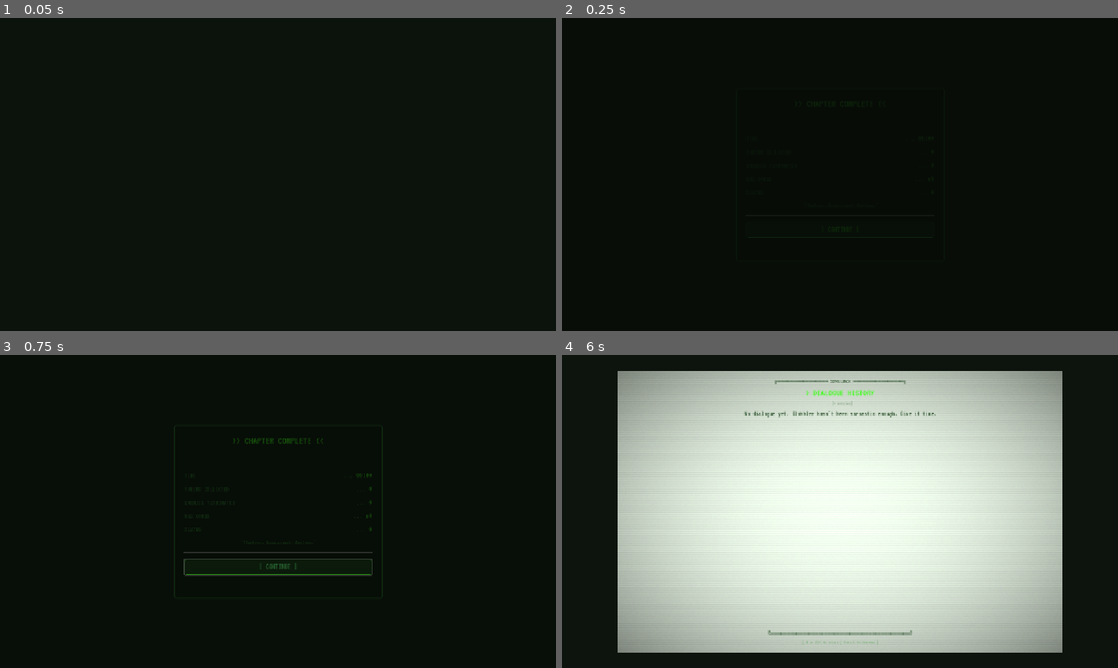
Above: before the commit, frames 1-4 (two rows, left to right).
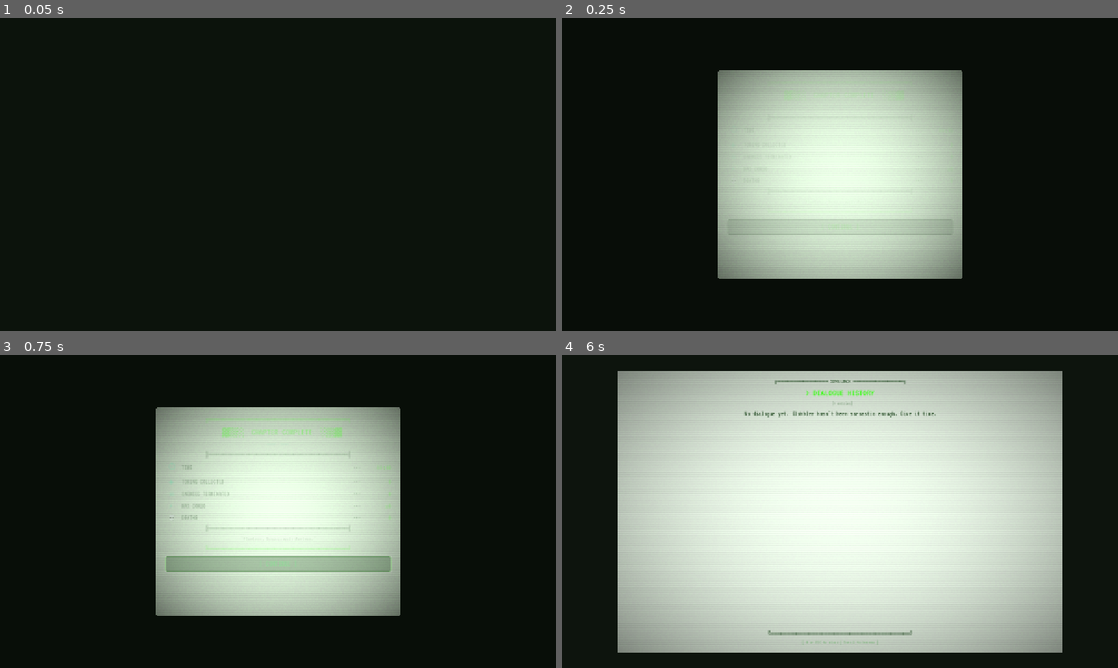
Above: after the commit, the same moments.

Repository: hwashburn1011/globblers-journey
Game: Godot game, scene res://scenes/ui/chapter_summary.tscn
Two runs of this game, one before a commit and one after it. Both use one fixed random seed, a clock stepped at 60 frames per second and the inputs below. This scene is started directly instead of the project's main scene.
Inputs (mouse positions are in pixels of both pictures, inside the frame that each line leads up to):
- Up to frame 1 (0.05 s): no input
- Up to frame 2 (0.25 s): no input
- Up to frame 3 (0.75 s): click "[ CONTINUE ]" at 0.5 s
- Up to frame 4 (6 s): tap Enter (menu_confirm) every 0.75 s from 1.25 to 5 s; move the mouse to (962, 495) at 1.27 s; hold Right (hack_right) 1.28-2 s; hold V (agent_cycle) 1.28-2 s; click (962, 495) at 1.42 s; drag from (728, 527) to (812, 574) at 2.02 s; move the mouse to (895, 442) at 2.77 s; hold Right (hack_right) 2.78-3.5 s; hold Mouse wheel up (camera_zoom_in) 2.78-3.5 s; drag from (812, 574) to (673, 464) at 3.52 s; move the mouse to (1006, 558) at 4.27 s; hold Left (hack_left) 4.28-5 s; hold Shift (dash) 4.28-5 s; drag from (673, 464) to (756, 433) at 5.02 s; move the mouse to (867, 511) at 5.77 s; hold Down (hack_down) from 5.78 s (still down); hold H (dialogue_history) from 5.78 s (still down); click (867, 511) at 5.92 s

Frame 1 is identical in both runs. In frame 2, 29% of the frame differs, in the area x 28-72%, y 16-84%; in frame 3, 29%; in frame 4, less than 0.1%.

Commit message:
feat: Task 13.9 — Chapter summary screen restyle with terminal aesthetic
Co-Authored-By: Claude Opus 4.6 (1M context) <noreply@anthropic.com>

Diff:
--- a/scenes/ui/chapter_summary.gd
+++ b/scenes/ui/chapter_summary.gd
@@ -3,20 +3,29 @@
 # Chapter Summary — the post-mortem your Globbler never asked for.
 # Shows deaths, tokens, time, kills, and max combo after clearing a chapter.
 # "Congratulations, you died 7 times. That's almost a personal best."
+# V2.0 restyle: terminal scrollback aesthetic, scanline shader, monospace font,
+# ASCII art flourish, box-drawing frame, icon+value stat rows, hover pulse.
 
 signal summary_dismissed
 
-const TERMINAL_GREEN := Color(0.224, 1.0, 0.078)
-const TERMINAL_GREEN_DIM := Color(0.15, 0.5, 0.15)
-const TERMINAL_GREEN_TEXT := Color(0.3, 1.0, 0.4)
-const TERMINAL_BG := Color(0.02, 0.04, 0.02, 0.92)
-const TERMINAL_BORDER := Color(0.15, 0.5, 0.15, 0.8)
+const GREEN := Color("#39FF14")
+const DIM_GREEN := Color(0.15, 0.3, 0.15, 1.0)
+const SOFT_GREEN := Color(0.3, 0.9, 0.3)
+const TEAL := Color("#4AE0A5")
+const DARK_BG := Color(0.04, 0.04, 0.04, 0.95)
+const BORDER_GREEN := Color(0.224, 1.0, 0.078, 0.7)
+const TIMESTAMP_DIM := Color(0.2, 0.4, 0.2, 0.5)
 
 var stats := {}
 var chapter_name := ""
 var continue_button: Button
 var panel: PanelContainer
 var fade_bg: ColorRect
+var _reduce_motion := false
+var _pulse_tween: Tween
+
+var _terminal_font: Font = preload("res://assets/fonts/terminal_mono.ttf")
+var _scanline_shader: Shader = preload("res://assets/shaders/dialogue_scanline.gdshader")
 
 
 func setup(p_chapter_name: String, p_stats: Dictionary) -> void:
@@ -26,6 +35,9 @@
 
 func _ready() -> void:
 	process_mode = Node.PROCESS_MODE_ALWAYS
+	var gm = get_node_or_null("/root/GameManager")
+	if gm and gm.get("reduce_motion"):
+		_reduce_motion = true
 	_build_ui()
 	_animate_in()
 
@@ -38,7 +50,7 @@
 	fade_bg.mouse_filter = Control.MOUSE_FILTER_STOP
 	add_child(fade_bg)
 
-	# Center panel
+	# Center panel with thick green border + box-drawing frame
 	panel = PanelContainer.new()
 	panel.add_theme_stylebox_override("panel", _create_panel_style())
 	panel.set_anchors_preset(Control.PRESET_CENTER)
@@ -46,56 +58,91 @@
 	panel.anchor_right = 0.5
 	panel.anchor_top = 0.5
 	panel.anchor_bottom = 0.5
-	panel.offset_left = -240
-	panel.offset_right = 240
-	panel.offset_top = -200
-	panel.offset_bottom = 200
+	panel.offset_left = -280
+	panel.offset_right = 280
+	panel.offset_top = -240
+	panel.offset_bottom = 240
 	panel.modulate.a = 0.0
 	add_child(panel)
 
+	# Scanline shader overlay on panel
+	var shader_mat := ShaderMaterial.new()
+	shader_mat.shader = _scanline_shader
+	shader_mat.set_shader_parameter("scanline_count", 100.0)
+	shader_mat.set_shader_parameter("scanline_intensity", 0.06)
+	shader_mat.set_shader_parameter("flicker_amount", 0.02)
+	shader_mat.set_shader_parameter("noise_amount", 0.03)
+	shader_mat.set_shader_parameter("vignette_strength", 0.3)
+	shader_mat.set_shader_parameter("animate", not _reduce_motion)
+	panel.material = shader_mat
+
 	var vbox = VBoxContainer.new()
-	vbox.add_theme_constant_override("separation", 12)
+	vbox.add_theme_constant_override("separation", 8)
 	panel.add_child(vbox)
 
-	# Header
-	var header = Label.new()
-	header.text = ">> CHAPTER COMPLETE <<"
-	header.horizontal_alignment = HORIZONTAL_ALIGNMENT_CENTER
-	header.add_theme_color_override("font_color", TERMINAL_GREEN)
-	header.add_theme_font_size_override("font_size", 24)
-	vbox.add_child(header)
-
-	# Chapter name
+	# Top box-drawing border
+	var top_border = Label.new()
+	top_border.text = "╔══════════════════════════════════════╗"
+	top_border.horizontal_alignment = HORIZONTAL_ALIGNMENT_CENTER
+	top_border.add_theme_color_override("font_color", BORDER_GREEN)
+	top_border.add_theme_font_override("font", _terminal_font)
+	top_border.add_theme_font_size_override("font_size", 14)
+	vbox.add_child(top_border)
+
+	# ASCII art flourish header
+	var ascii_header = Label.new()
+	ascii_header.text = "  ▓▒░  CHAPTER COMPLETE  ░▒▓"
+	ascii_header.horizontal_alignment = HORIZONTAL_ALIGNMENT_CENTER
+	ascii_header.add_theme_color_override("font_color", GREEN)
+	ascii_header.add_theme_font_override("font", _terminal_font)
+	ascii_header.add_theme_font_size_override("font_size", 22)
+	vbox.add_child(ascii_header)
+
+	# Chapter name subtitle
 	var name_label = Label.new()
-	name_label.text = chapter_name
+	name_label.text = "── %s ──" % chapter_name.to_upper()
 	name_label.horizontal_alignment = HORIZONTAL_ALIGNMENT_CENTER
-	name_label.add_theme_color_override("font_color", TERMINAL_GREEN_DIM)
-	name_label.add_theme_font_size_override("font_size", 16)
+	name_label.add_theme_color_override("font_color", TEAL)
+	name_label.add_theme_font_override("font", _terminal_font)
+	name_label.add_theme_font_size_override("font_size", 15)
 	vbox.add_child(name_label)
 
-	# Separator
-	var sep = HSeparator.new()
-	sep.add_theme_constant_override("separation", 8)
-	sep.add_theme_color_override("separator", TERMINAL_GREEN_DIM)
+	# Thin separator
+	var sep = Label.new()
+	sep.text = "╠══════════════════════════════════════╣"
+	sep.horizontal_alignment = HORIZONTAL_ALIGNMENT_CENTER
+	sep.add_theme_color_override("font_color", DIM_GREEN)
+	sep.add_theme_font_override("font", _terminal_font)
+	sep.add_theme_font_size_override("font_size", 14)
 	vbox.add_child(sep)
 
-	# Stats rows
+	# Stats rows with icons
 	var time_val = stats.get("time", 0.0)
 	var minutes = int(time_val) / 60
 	var seconds = int(time_val) % 60
 	var time_str = "%02d:%02d" % [minutes, seconds]
 
-	_add_stat_row(vbox, "TIME", time_str)
-	_add_stat_row(vbox, "TOKENS COLLECTED", str(stats.get("tokens", 0)))
-	_add_stat_row(vbox, "ENEMIES TERMINATED", str(stats.get("kills", 0)))
-	_add_stat_row(vbox, "MAX COMBO", "x%d" % stats.get("max_combo", 0))
-	_add_stat_row(vbox, "DEATHS", str(stats.get("deaths", 0)))
+	_add_stat_row(vbox, "⏱", "TIME", time_str)
+	_add_stat_row(vbox, "◈", "TOKENS COLLECTED", str(stats.get("tokens", 0)))
+	_add_stat_row(vbox, "☠", "ENEMIES TERMINATED", str(stats.get("kills", 0)))
+	_add_stat_row(vbox, "⚡", "MAX COMBO", "x%d" % stats.get("max_combo", 0))
+	_add_stat_row(vbox, "💀", "DEATHS", str(stats.get("deaths", 0)))
+
+	# Bottom separator
+	var sep2 = Label.new()
+	sep2.text = "╠══════════════════════════════════════╣"
+	sep2.horizontal_alignment = HORIZONTAL_ALIGNMENT_CENTER
+	sep2.add_theme_color_override("font_color", DIM_GREEN)
+	sep2.add_theme_font_override("font", _terminal_font)
+	sep2.add_theme_font_size_override("font_size", 14)
+	vbox.add_child(sep2)
 
 	# Sarcastic comment based on deaths
 	var deaths = stats.get("deaths", 0)
 	var comment_label = Label.new()
 	comment_label.horizontal_alignment = HORIZONTAL_ALIGNMENT_CENTER
-	comment_label.add_theme_color_override("font_color", TERMINAL_GREEN_DIM)
+	comment_label.add_theme_color_override("font_color", TIMESTAMP_DIM)
+	comment_label.add_theme_font_override("font", _terminal_font)
 	comment_label.add_theme_font_size_override("font_size", 13)
 	comment_label.autowrap_mode = TextServer.AUTOWRAP_WORD_SMART
 	if deaths == 0:
@@ -108,18 +155,22 @@
 		comment_label.text = "\"You died %d times. That's not a bug, that's a feature.\"" % deaths
 	vbox.add_child(comment_label)
 
-	# Separator before button
-	var sep2 = HSeparator.new()
-	sep2.add_theme_constant_override("separation", 8)
-	sep2.add_theme_color_override("separator", TERMINAL_GREEN_DIM)
-	vbox.add_child(sep2)
+	# Bottom box-drawing border
+	var bottom_border = Label.new()
+	bottom_border.text = "╚══════════════════════════════════════╝"
+	bottom_border.horizontal_alignment = HORIZONTAL_ALIGNMENT_CENTER
+	bottom_border.add_theme_color_override("font_color", BORDER_GREEN)
+	bottom_border.add_theme_font_override("font", _terminal_font)
+	bottom_border.add_theme_font_size_override("font_size", 14)
+	vbox.add_child(bottom_border)
 
 	# Continue button
 	continue_button = Button.new()
 	continue_button.text = "[ CONTINUE ]"
-	continue_button.add_theme_color_override("font_color", TERMINAL_GREEN)
+	continue_button.add_theme_color_override("font_color", GREEN)
 	continue_button.add_theme_color_override("font_hover_color", Color(0.4, 1.0, 0.5))
 	continue_button.add_theme_color_override("font_pressed_color", Color.WHITE)
+	continue_button.add_theme_font_override("font", _terminal_font)
 	continue_button.add_theme_font_size_override("font_size", 18)
 	continue_button.add_theme_stylebox_override("normal", _create_button_style(false))
 	continue_button.add_theme_stylebox_override("hover", _create_button_style(true))
@@ -128,46 +179,62 @@
 	vbox.add_child(continue_button)
 
 
-func _add_stat_row(parent: VBoxContainer, label_text: String, value_text: String) -> void:
+func _add_stat_row(parent: VBoxContainer, icon: String, label_text: String, value_text: String) -> void:
 	var hbox = HBoxContainer.new()
-	hbox.add_theme_constant_override("separation", 8)
+	hbox.add_theme_constant_override("separation", 6)
 	parent.add_child(hbox)
 
+	# Icon
+	var icon_label = Label.new()
+	icon_label.text = " %s" % icon
+	icon_label.add_theme_color_override("font_color", TEAL)
+	icon_label.add_theme_font_override("font", _terminal_font)
+	icon_label.add_theme_font_size_override("font_size", 16)
+	icon_label.custom_minimum_size.x = 32
+	hbox.add_child(icon_label)
+
+	# Stat name
 	var label = Label.new()
 	label.text = label_text
-	label.add_theme_color_override("font_color", TERMINAL_GREEN_DIM)
-	label.add_theme_font_size_override("font_size", 16)
+	label.add_theme_color_override("font_color", DIM_GREEN)
+	label.add_theme_font_override("font", _terminal_font)
+	label.add_theme_font_size_override("font_size", 15)
 	label.size_flags_horizontal = Control.SIZE_EXPAND_FILL
 	hbox.add_child(label)
 
+	# Dot leader
 	var dots = Label.new()
-	dots.text = "..."
-	dots.add_theme_color_override("font_color", TERMINAL_GREEN_DIM)
-	dots.add_theme_font_size_override("font_size", 16)
+	dots.text = "···"
+	dots.add_theme_color_override("font_color", DIM_GREEN)
+	dots.add_theme_font_override("font", _terminal_font)
+	dots.add_theme_font_size_override("font_size", 15)
 	hbox.add_child(dots)
 
+	# Value (bright green)
 	var value = Label.new()
 	value.text = value_text
-	value.add_theme_color_override("font_color", TERMINAL_GREEN)
-	value.add_theme_font_size_override("font_size", 18)
+	value.add_theme_color_override("font_color", GREEN)
+	value.add_theme_font_override("font", _terminal_font)
+	value.add_theme_font_size_override("font_size", 17)
 	value.horizontal_alignment = HORIZONTAL_ALIGNMENT_RIGHT
+	value.custom_minimum_size.x = 64
 	hbox.add_child(value)
 
 
 func _create_panel_style() -> StyleBoxFlat:
 	var style = StyleBoxFlat.new()
-	style.bg_color = TERMINAL_BG
-	style.border_color = TERMINAL_BORDER
-	style.set_border_width_all(2)
-	style.set_corner_radius_all(4)
-	style.set_content_margin_all(24.0)
+	style.bg_color = DARK_BG
+	style.border_color = BORDER_GREEN
+	style.set_border_width_all(3)
+	style.set_corner_radius_all(2)
+	style.set_content_margin_all(20.0)
 	return style
 
 
 func _create_button_style(hovered: bool) -> StyleBoxFlat:
 	var style = StyleBoxFlat.new()
 	style.bg_color = Color(0.05, 0.15, 0.05, 0.9) if not hovered else Color(0.08, 0.25, 0.08, 0.9)
-	style.border_color = TERMINAL_GREEN_DIM if not hovered else TERMINAL_GREEN
+	style.border_color = DIM_GREEN if not hovered else GREEN
 	style.set_border_width_all(1)
 	style.set_corner_radius_all(3)
 	style.set_content_margin_all(8.0)
@@ -175,10 +242,7 @@
 
 
 func _animate_in() -> void:
-	var gm = get_node_or_null("/root/GameManager")
-	var skip_anim = gm and gm.get("reduce_motion")
-
-	if skip_anim:
+	if _reduce_motion:
 		fade_bg.color.a = 0.6
 		panel.modulate.a = 1.0
 		continue_button.grab_focus()
@@ -187,15 +251,27 @@
 	var tween = create_tween()
 	tween.tween_property(fade_bg, "color:a", 0.6, 0.4)
 	tween.parallel().tween_property(panel, "modulate:a", 1.0, 0.5).set_delay(0.2)
-	tween.tween_callback(func(): continue_button.grab_focus())
+	tween.tween_callback(func():
+		continue_button.grab_focus()
+		_start_button_pulse()
+	)
+
+
+func _start_button_pulse() -> void:
+	if _reduce_motion:
+		return
+	_pulse_tween = create_tween().set_loops()
+	_pulse_tween.tween_property(continue_button, "modulate:a", 0.6, 0.8).set_trans(Tween.TRANS_SINE)
+	_pulse_tween.tween_property(continue_button, "modulate:a", 1.0, 0.8).set_trans(Tween.TRANS_SINE)
 
 
 func _on_continue() -> void:
 	summary_dismissed.emit()
-	var gm = get_node_or_null("/root/GameManager")
-	var skip_anim = gm and gm.get("reduce_motion")
-
-	if skip_anim:
+
+	if _pulse_tween:
+		_pulse_tween.kill()
+
+	if _reduce_motion:
 		queue_free()
 		return
 
Not shown, changed: TASKS.md
